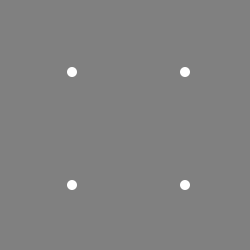
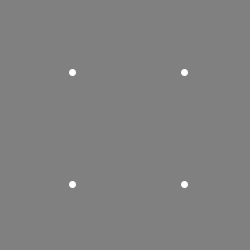
Two versions of the same layered image (w=250, h=250). Layer-by-layer changes:
added layer "Эллипс 1 копия 3" above "Эллипс 1 копия 2" over [181, 181, 188, 188]
added layer "Эллипс 1 копия 2" above "Эллипс 1 копия" over [69, 181, 76, 188]
added layer "Эллипс 1 копия" above "Эллипс 1" over [181, 69, 188, 76]
added layer "Эллипс 1" above "Фигура 1 копия 3" over [69, 69, 76, 76]
hid "Слой 0" over [67, 67, 190, 190]
